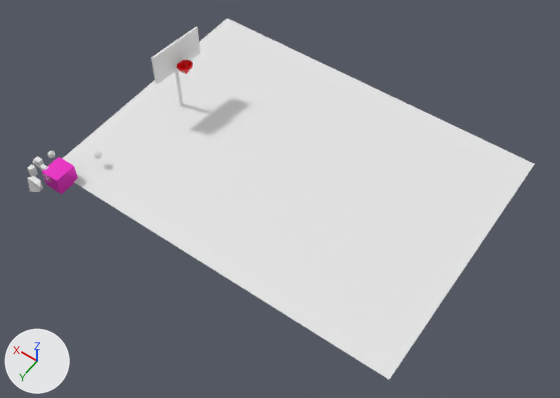
A saved change to the Blender file games/VR Project/Blender/Untitled.blend.
Rendered twice from a 50 mm lens placed at (-105.0, 63.1, 136.0), pointed at (-44.2, -22.0, 2.3). The lights are fixed; the arrows at lower left show +X, +Y and +Z.
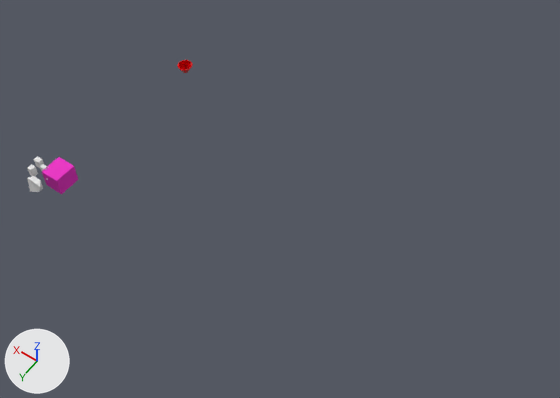
Where the change shows, as pixel boxes [x1, y1, x2, y2] in the pictures (560 x 398 px):
'Cube.017', hidden
    before: [62, 18, 534, 379]
'Cube.016', hidden
    before: [151, 27, 200, 84]
'Cylinder', hidden
    before: [175, 70, 183, 106]
'Icosphere.002', hidden
    before: [94, 151, 102, 159]
'Icosphere.001', hidden
    before: [48, 151, 55, 158]

The change, as a diff of the scene's bpy script:
```diff
--- a/games/VR Project/Blender/Untitled.blend.py
+++ b/games/VR Project/Blender/Untitled.blend.py
@@ ob_icosphere_001 @@
 ob_icosphere_001.scale = (1.16, 1.16, 1.16)
+ob_icosphere_001.hide_set(True)
@@ ob_icosphere_002 @@
 ob_icosphere_002.scale = (1.16, 1.16, 1.16)
+ob_icosphere_002.hide_set(True)
@@ ob_cylinder @@
 ob_cylinder.scale = (1.16, 1.16, 2.83)
+ob_cylinder.hide_set(True)
@@ ob_cube_016 @@
 ob_cube_016.scale = (2.11, 1.89, 1.17)
+ob_cube_016.hide_set(True)
@@ ob_cube_017 @@
 ob_cube_017.scale = (3.38, 2.49, -0.00713)
+ob_cube_017.hide_set(True)
```
